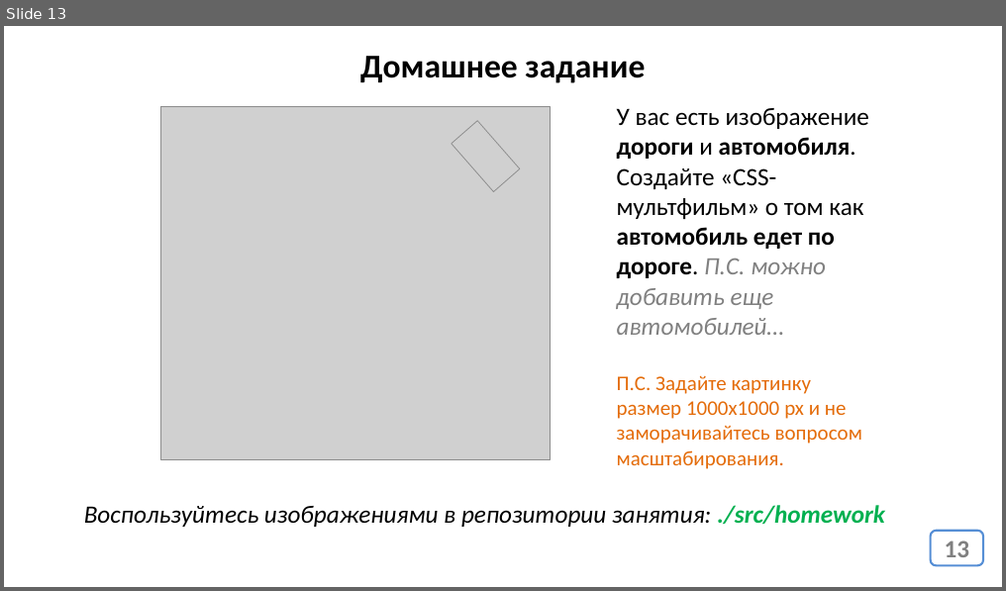
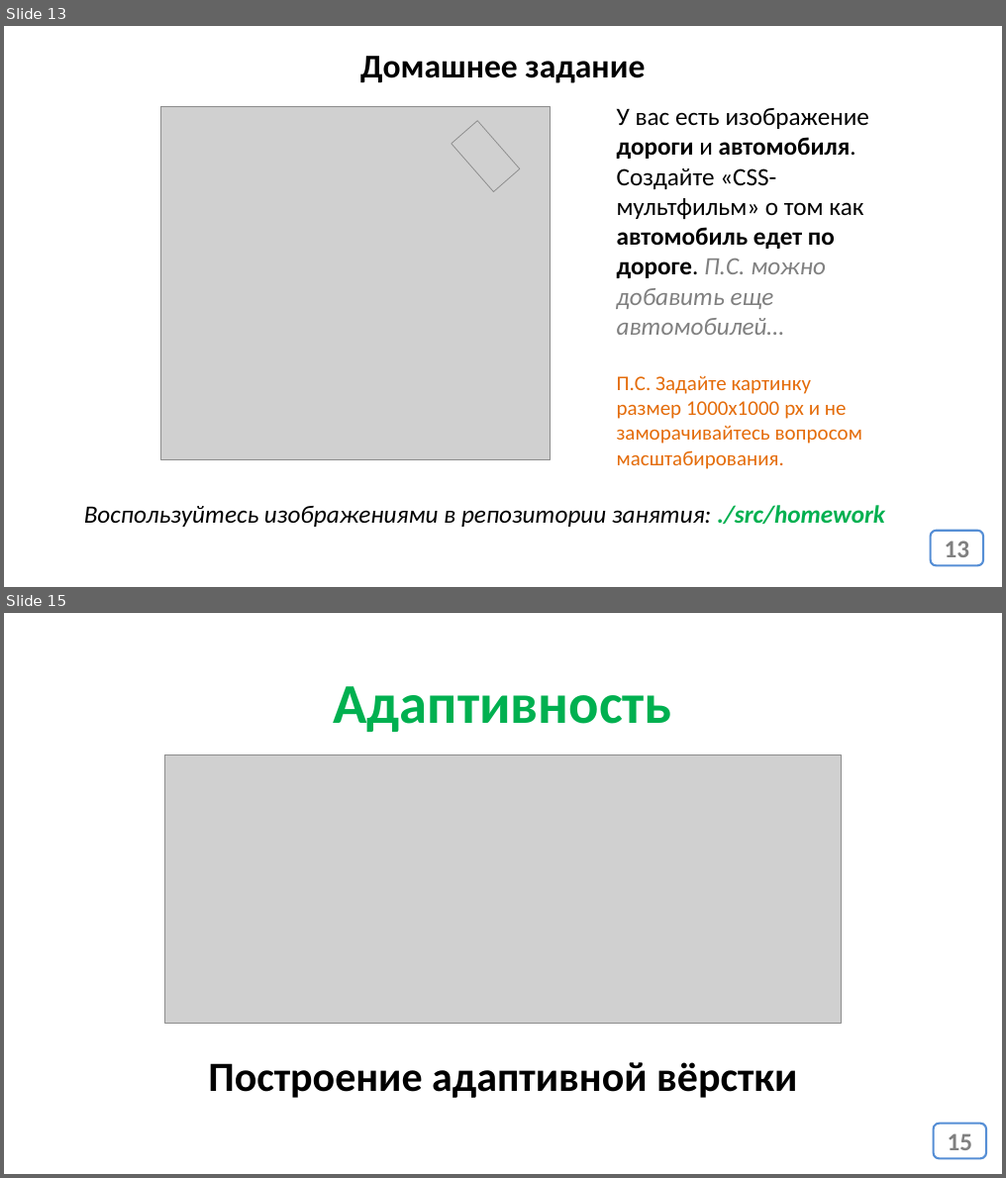
Before and after one commit to web42-ortdnipro/lesson12, a slide deck: lesson12.pptx. Shown one above the other, each under a label of ours: slide 13 before the commit, slides 13 and 15 after it; the slides between them are not shown. The pictures are 1006x591 and 1006x1178 pixels, drawn with LibreOffice and Linux fonts; fonts in the diff are those of the drawing; grey boxes stand for pictures. Boxes give left, top, right and bottom in pixels: in the first picture for what was removed or moved away, otherwise in the second. Text is boxed around its words. In the diff, an @@ line names an element or a change of style, - is before the commit and + after.

```diff
--- a/lesson12.pptx
+++ b/lesson12.pptx
@@ slide 15 added at <box>4,613,1002,1174</box>, background #FFFFFF @@
@@ text added at <box>334,686,672,732</box>, 54 pt, text #00B050, bold @@
+Адаптивность
@@ picture added at <box>165,755,841,1023</box> @@
@@ text added at <box>208,1062,797,1098</box>, 40 pt, text #000000, bold @@
+Построение адаптивной вёрстки
@@ page number added at <box>934,1124,987,1158</box>, fill #FFFFFF, outline #558ED5 2 pt, 24 pt, text #808080, bold @@
+15
```
Also in this commit, not shown: 1 other slide added, 2 slides removed, 1 other file.
